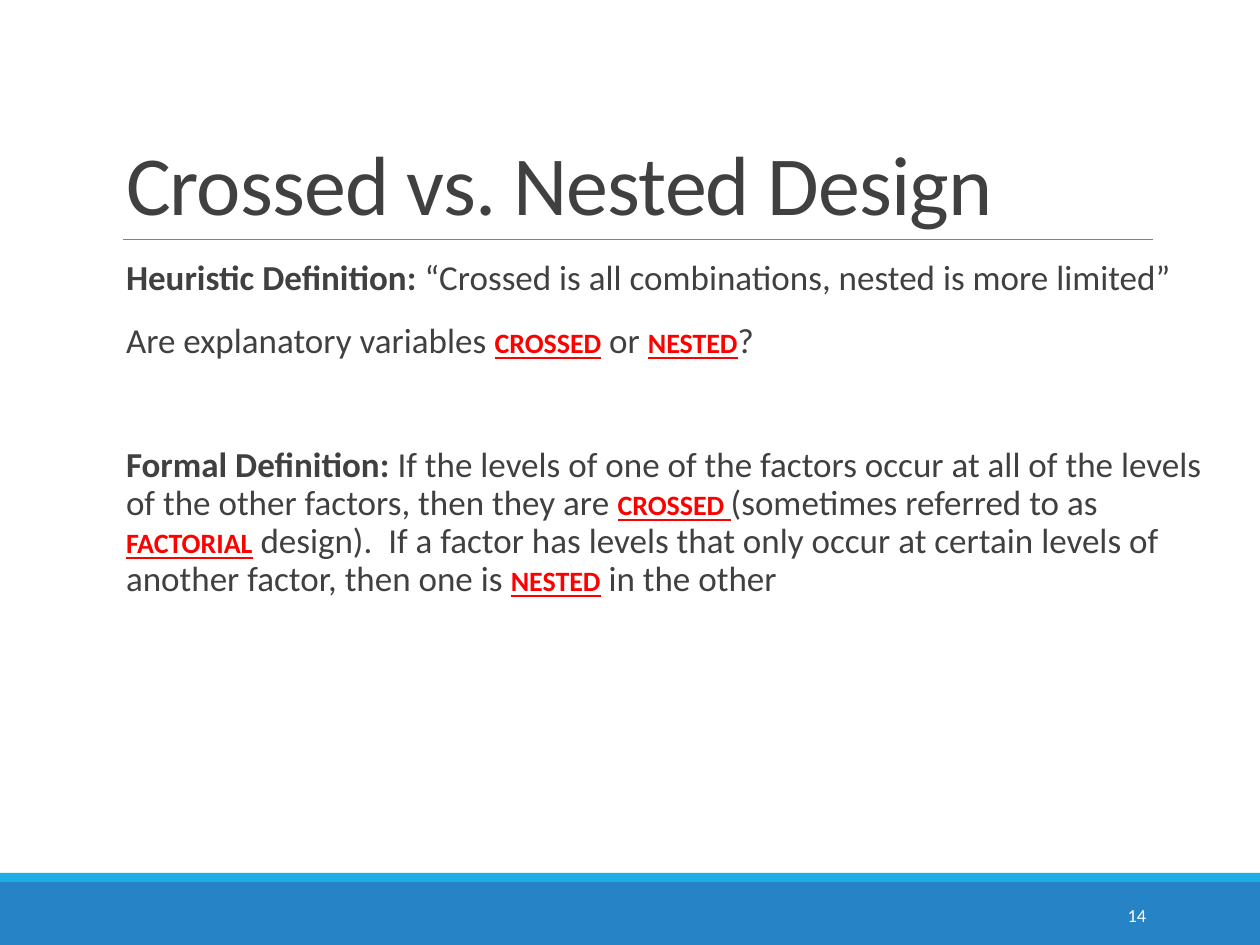
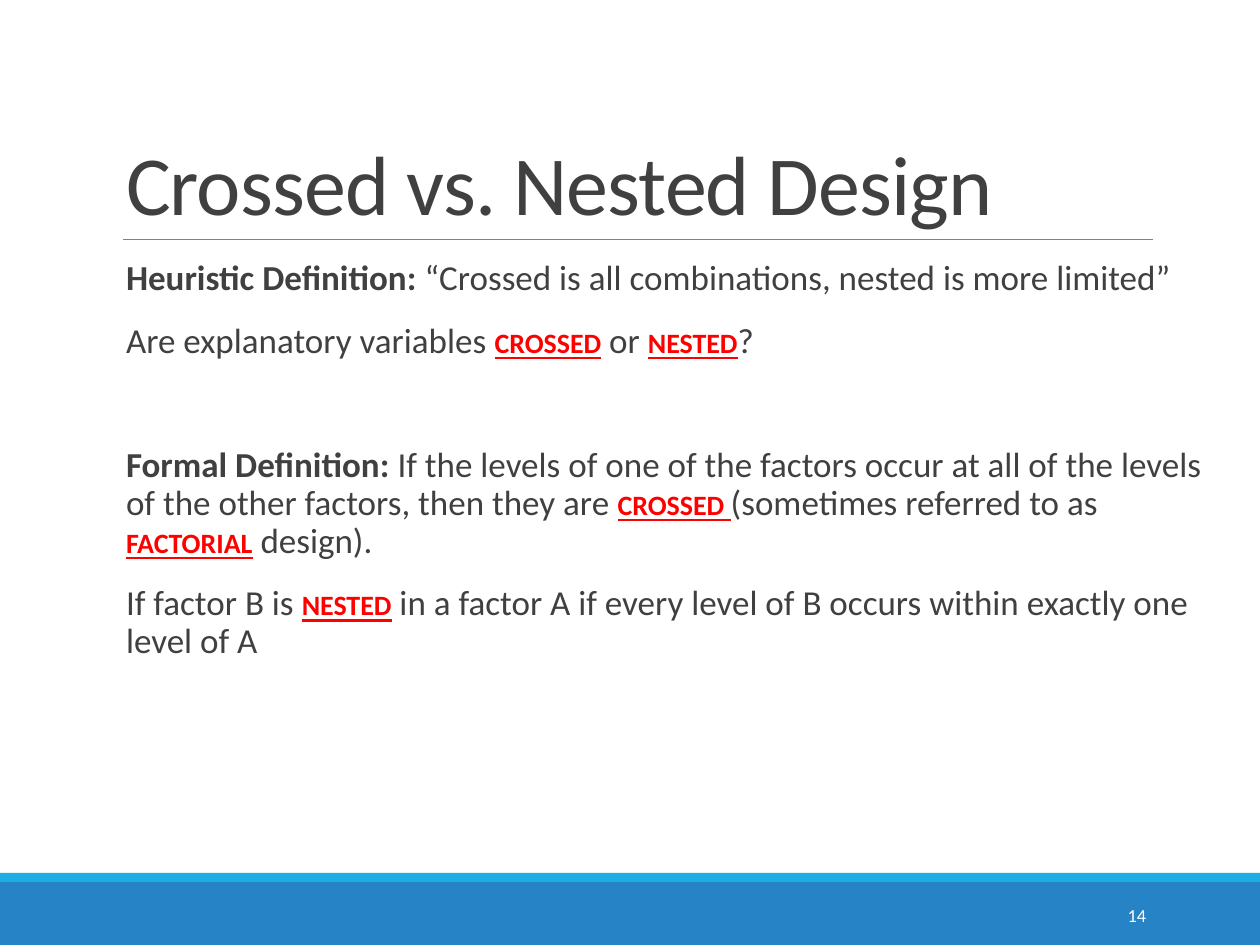
Before and after one commit to STAT6302/lectures, a slide deck: slide 14 of multiWayANOVA/13a_multiwayAnovaDarren.pptx. Drawn at 1260x945 pixels with LibreOffice and Linux fonts; fonts in the diff are those of the drawing. Boxes give left, top, right and bottom in pixels: in the first picture for what was removed or moved away, otherwise in the second. Text is boxed around its words. In the diff, an @@ line names an element or a change of style, - is before the commit and + after.

```diff
--- a/multiWayANOVA/13a_multiwayAnovaDarren.pptx
+++ b/multiWayANOVA/13a_multiwayAnovaDarren.pptx
@@ text at box(126, 452, 1201, 654): text changed @@
-  Formal Definition: If the levels of one of the factors occur at all of the levels of the other factors, then they are crossed (sometimes referred to as factorial design). If a factor has levels that only occur at certain levels of another factor, then one is nested in the other
+  Formal Definition: If the levels of one of the factors occur at all of the levels of the other factors, then they are crossed (sometimes referred to as factorial design).
+  If factor B is nested in a factor A if every level of B occurs within exactly one level of A
```
Also in this commit, not shown: 3 other slides changed, 3 other files.
